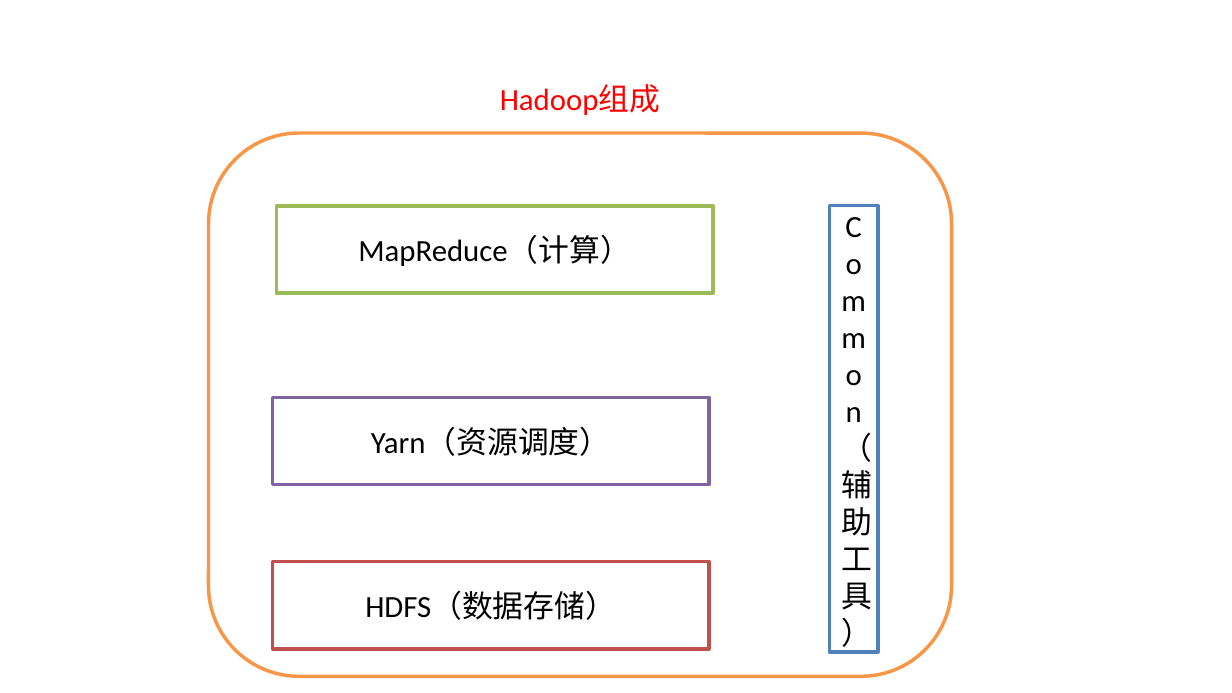
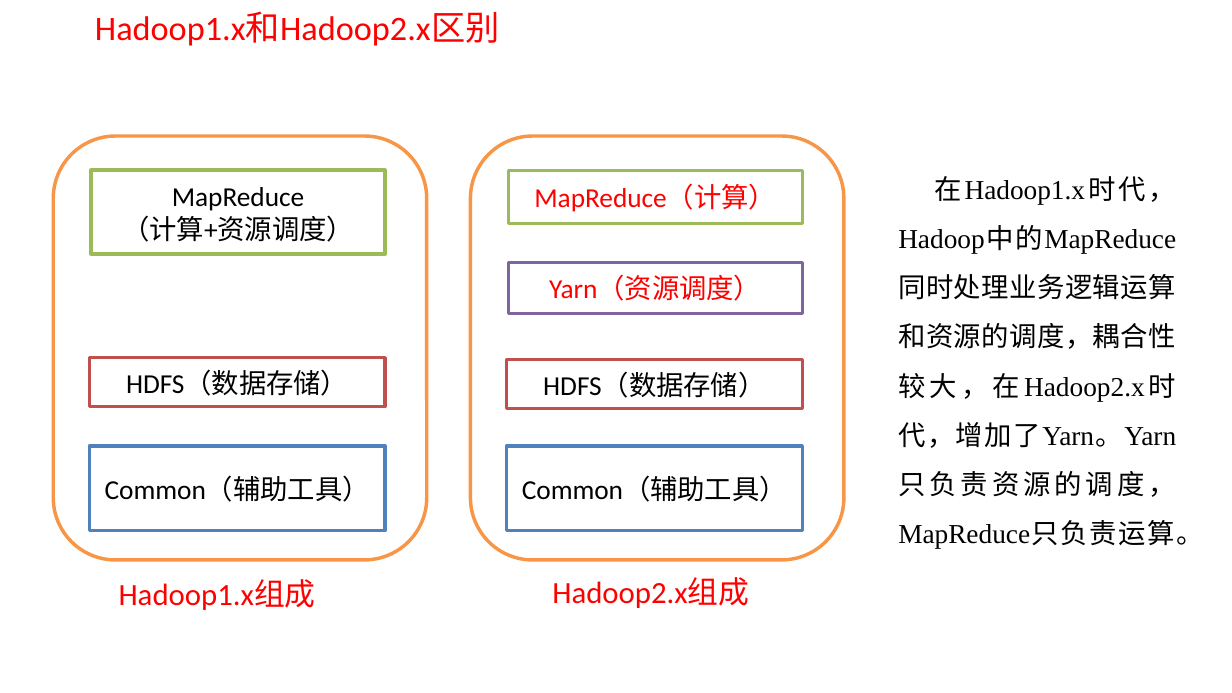
Before and after one commit to bbzhanshi999/teachingNote, a slide deck: slide 3 of hadoop/ppt/hadoop.pptx (slide 4 before the commit). Drawn at 1232x693 pixels with LibreOffice and Linux fonts; fonts in the diff are those of the drawing; background and template pictures are left out. Boxes give left, top, right and bottom in pixels: in the first picture for what was removed or moved away, otherwise in the second. Text is boxed around its words. In the diff, an @@ line names an element or a change of style, - is before the commit and + after.

Commit message:
hadoop update

```diff
--- a/hadoop/ppt/hadoop.pptx
+++ b/hadoop/ppt/hadoop.pptx
@@ text added at bbox=[95, 12, 500, 46], 20 pt, text #FF0000 @@
+Hadoop1.x和Hadoop2.x区别
@@ text removed at bbox=[500, 85, 660, 115] @@
-Hadoop组成
@@ rounded rectangle added at bbox=[53, 136, 426, 559], fill #FFFFFF, outline #F79646 2 pt @@
@@ rounded rectangle: place and size @@
-rounded rectangle at bbox=[208, 133, 951, 676]
+rounded rectangle at bbox=[471, 136, 844, 559]
@@ rectangle added at bbox=[91, 170, 386, 254], fill #FFFFFF, outline #9BBB59 2 pt, 16 pt, text #000000 @@
+MapReduce
+（计算+资源调度）
@@ rectangle "MapReduce（计算）": place and size @@
-rectangle "MapReduce（计算）" at bbox=[276, 206, 712, 293]
+rectangle "MapReduce（计算）" at bbox=[509, 170, 803, 223]
@@ rectangle "MapReduce（计算）" at bbox=[509, 170, 803, 223]: size 18 to 16 pt, text colour #000000 to #FF0000 @@
@@ text added at bbox=[898, 176, 1203, 548], 16 pt, text #000000 @@
+在Hadoop1.x时代，Hadoop中的MapReduce同时处理业务逻辑运算和资源的调度，耦合性较大，在Hadoop2.x时代，增加了Yarn。Yarn只负责资源的调度，MapReduce只负责运算。
@@ rectangle "Yarn（资源调度）" at bbox=[509, 262, 803, 313]: size 18 to 16 pt, text colour #000000 to #FF0000 @@
@@ rectangle "Yarn（资源调度）": place and size @@
-rectangle "Yarn（资源调度）" at bbox=[272, 398, 708, 485]
+rectangle "Yarn（资源调度）" at bbox=[509, 262, 803, 313]
@@ rectangle added at bbox=[90, 357, 386, 407], fill #FFFFFF, outline #C0504D 2 pt, 16 pt, text #000000 @@
+HDFS（数据存储）
@@ rectangle "HDFS（数据存储）": place and size @@
-rectangle "HDFS（数据存储）" at bbox=[272, 562, 708, 649]
+rectangle "HDFS（数据存储）" at bbox=[506, 360, 802, 409]
@@ rectangle "HDFS（数据存储）" at bbox=[506, 360, 802, 409]: size 18 to 16 pt @@
@@ rectangle added at bbox=[90, 446, 386, 531], fill #FFFFFF, outline #4F81BD 2 pt, 16 pt, text #000000 @@
+Common（辅助工具）
@@ rectangle "Common（辅助工具）" at bbox=[506, 446, 802, 531]: size 18 to 16 pt @@
@@ rectangle "Common（辅助工具）": place and size @@
-rectangle "Common（辅助工具）" at bbox=[829, 206, 877, 652]
+rectangle "Common（辅助工具）" at bbox=[506, 446, 802, 531]
@@ text added at bbox=[119, 579, 316, 610], 18 pt, text #FF0000 @@
+Hadoop1.x组成
@@ text added at bbox=[552, 577, 749, 608], 18 pt, text #FF0000 @@
+Hadoop2.x组成
```
Also in this commit, not shown: 1 other slide changed, 4 slides added, 1 slide removed, 4 other files.
